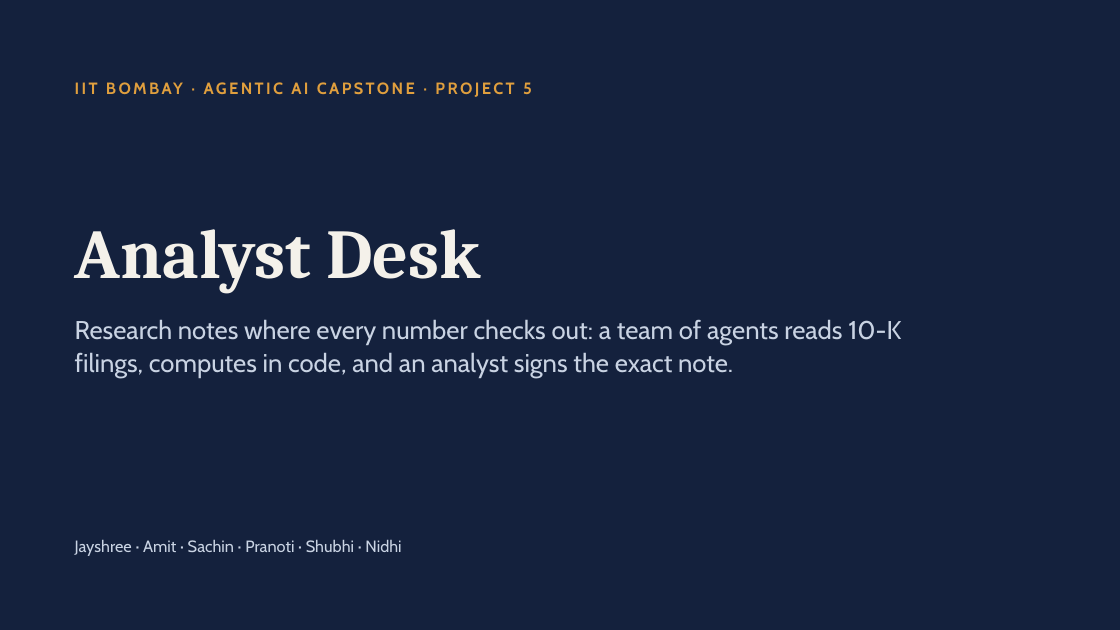
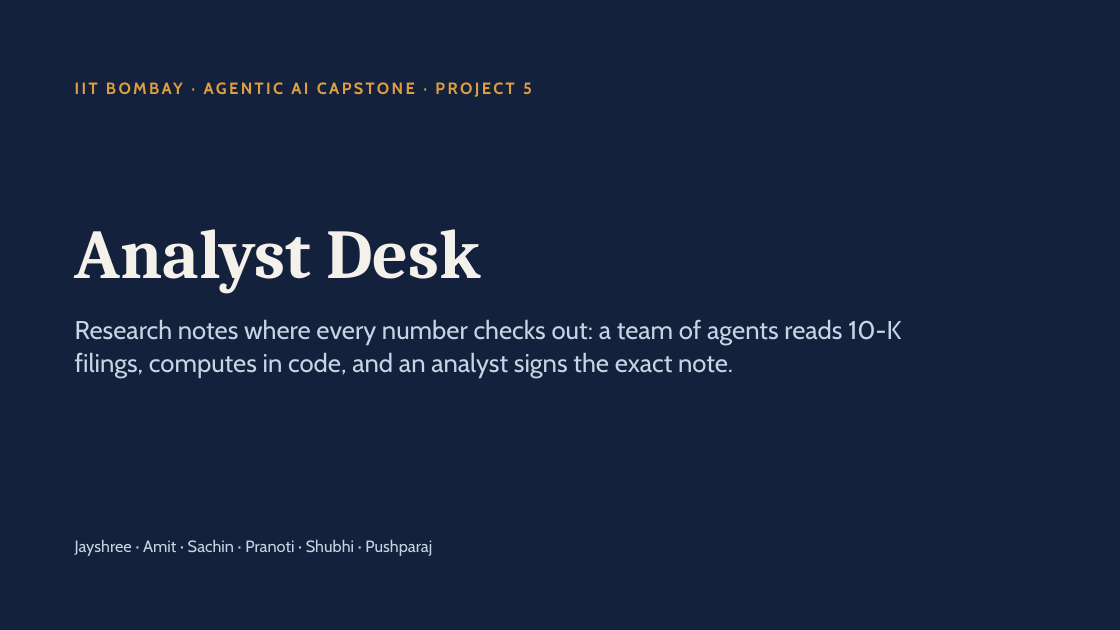
Before and after one commit to tshubhi24-dot/Capstone_IITB_2026, a slide deck: slide 1 of jayshree/analyst_desk/submission/slides.pptx. Drawn at 1120x630 pixels with LibreOffice and Linux fonts; fonts in the diff are those of the drawing. Boxes give left, top, right and bottom in pixels: in the first picture for what was removed or moved away, otherwise in the second. Text is boxed around its words. In the diff, an @@ line names an element or a change of style, - is before the commit and + after.

```diff
--- a/jayshree/analyst_desk/submission/slides.pptx
+++ b/jayshree/analyst_desk/submission/slides.pptx
@@ text at [75, 539, 432, 556]: text changed @@
-Jayshree · Amit · Sachin · Pranoti · Shubhi · Nidhi
+Jayshree · Amit · Sachin · Pranoti · Shubhi · Pushparaj
```
Also in this commit, not shown: 5 other files.
